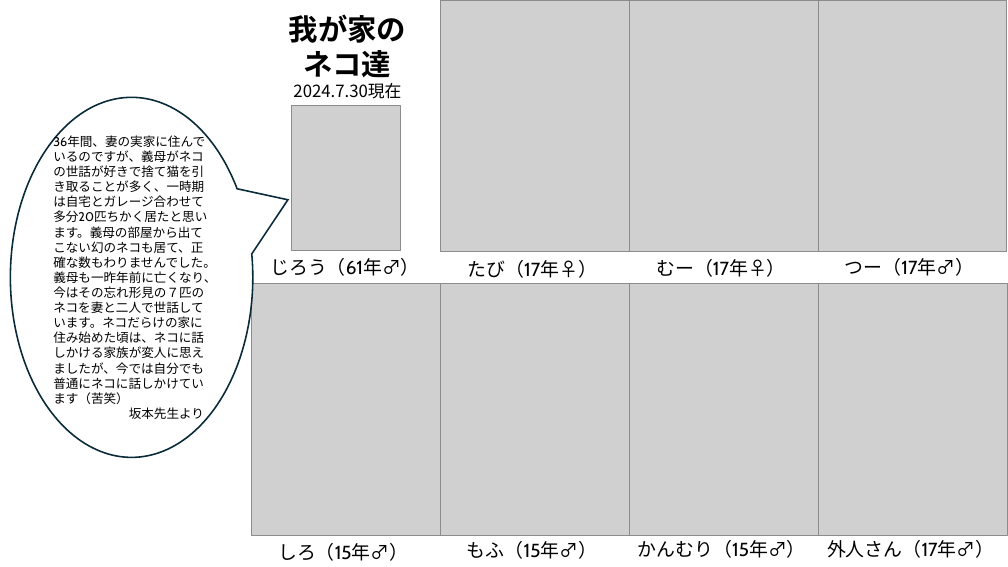
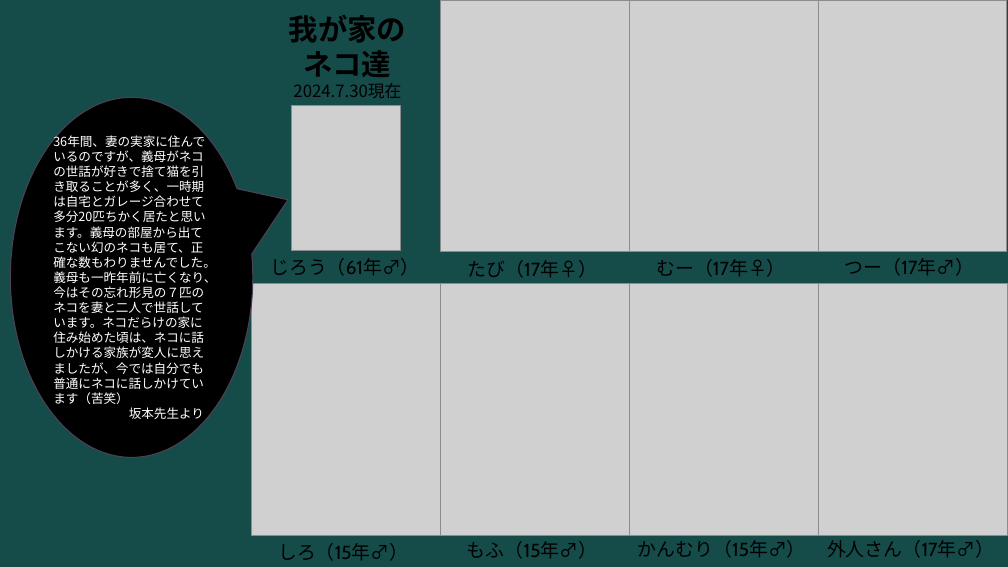
Before and after one commit to ogawa3427/utils, a slide deck: slide 8 of 2024answer/answer.pptx. Drawn at 1008x567 pixels with LibreOffice and Linux fonts; fonts in the diff are those of the drawing; grey boxes stand for pictures. Boxes give left, top, right and bottom in pixels: in the first picture for what was removed or moved away, otherwise in the second. Text is boxed around its words. In the diff, an @@ line names an element or a change of style, - is before the commit and + after.

```diff
--- a/2024answer/answer.pptx
+++ b/2024answer/answer.pptx
@@ background #FFFFFF to #0B2827 @@
@@ rectangle added at (0,0,1008,567), fill #154C4A @@
@@ speech bubble "36年間、妻の実家に住んでいるのですが、義母がネコの世話が好きで捨て猫を引き取ることが多く、一時期は自宅とガレージ合わせ ..." at (11,98,253,457): font Cabin to Noto Sans CJK JP, text colour #000000 to #FFFFFF; fill #FFFFFF to #000000; outline #092A39 1.5 pt to #4F4155 1 pt @@
```
Also in this commit, not shown: 7 other slides changed.
